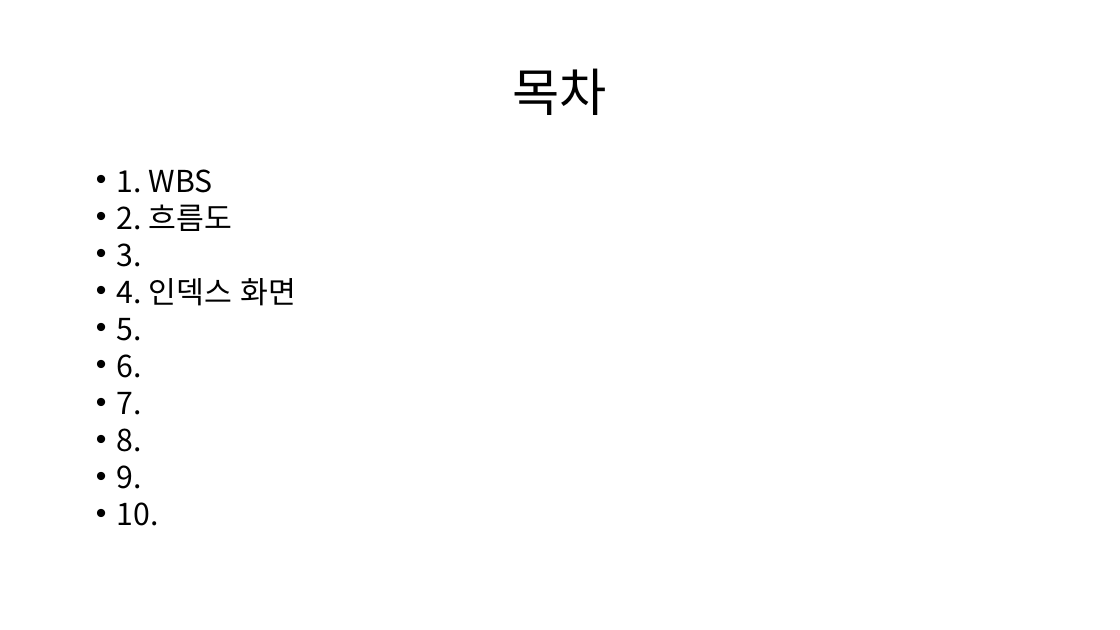
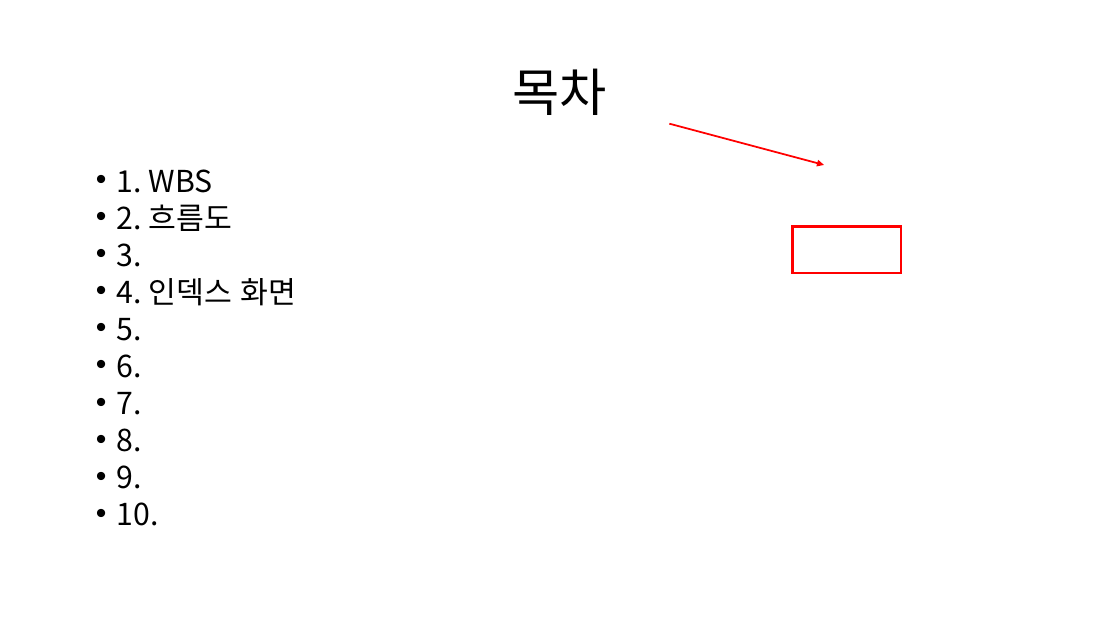
Before and after one commit to Blake6251/MJ.github.io, a slide deck: slide 1 of 5조-유현호.pptx. Drawn at 1120x630 pixels with LibreOffice and Linux fonts; fonts in the diff are those of the drawing. Boxes give left, top, right and bottom in pixels: in the first picture for what was removed or moved away, otherwise in the second. Text is boxed around its words. In the diff, an @@ line names an element or a change of style, - is before the commit and + after.

```diff
--- a/5조-유현호.pptx
+++ b/5조-유현호.pptx
@@ arrow added from (670, 124) to (824, 165), #FF0000 1.5 pt @@
@@ rectangle added at [792, 227, 901, 273], outline #FF0000 2.25 pt @@
```
Also in this commit, not shown: 3 other slides changed, 2 slides added.
